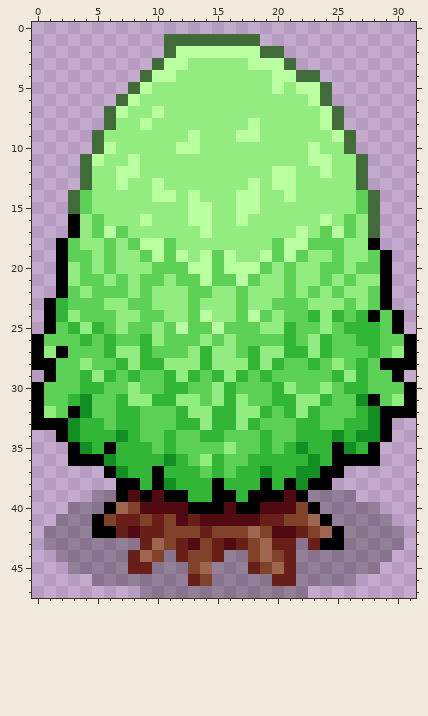
One commit to this pixel-art sprite: Assets/Art/Tiles/Tree_0.png. Above, as it was before the edit.
The file is 32x48 pixels.
After the commit:
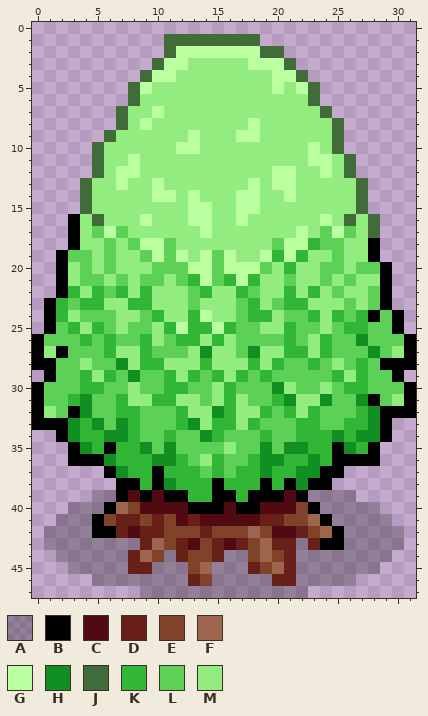
Palette (. is transparent): A #00000041  B #000000  C #510a11  D #681f17  E #804329  F #9e664e  G #baffa0  H #118f22  J #426b3a  K #31b636  L #5dd155  M #92ec80
Difference:
Changed rows in their new state; - is an unchanged pixel.
first column x 2:
 4 ---------------------.------
 5 ---------------------J.-----
 6 -----.J--------------J.-----
 7 ----.J----------------J.----
 8 ----.J----------------M-----
 9 ---.J------------------J.---
10 ----M------------------J.---
11 --.J--------------------J.--
12 --.J--------------------J.--
14 -.J----------------------J.-
15 -.J----------------------J.-
16 ---J--------------------J---
18 .B-------------------K------
19 ------------------K-K-----B.
20 -------------------K--------
21 -----------K--K-K-----------
22 -K-K-K-K----K--KL--K-K------
23 --KK--KK--------K--KK-------
24 --------K--K----KK----------
25 ---------K-KK-K-----------L-
26 ----------KK-K-----------HL-
27 ------------H---H---------H-
28 -----H----------------------
29 ------H---------------------
30 ------------------H---------
31 -------------------H--H-----
32 -------------H--------------
33 ---H-H-----H----------------
34 ----H-------H---------------
35 -------H-H-------H-H--------
36 --------H--------HH---------
Pixel boxes of the changes (left, top, right, bottom) in both pictures:
changed: (56, 70, 392, 466)
